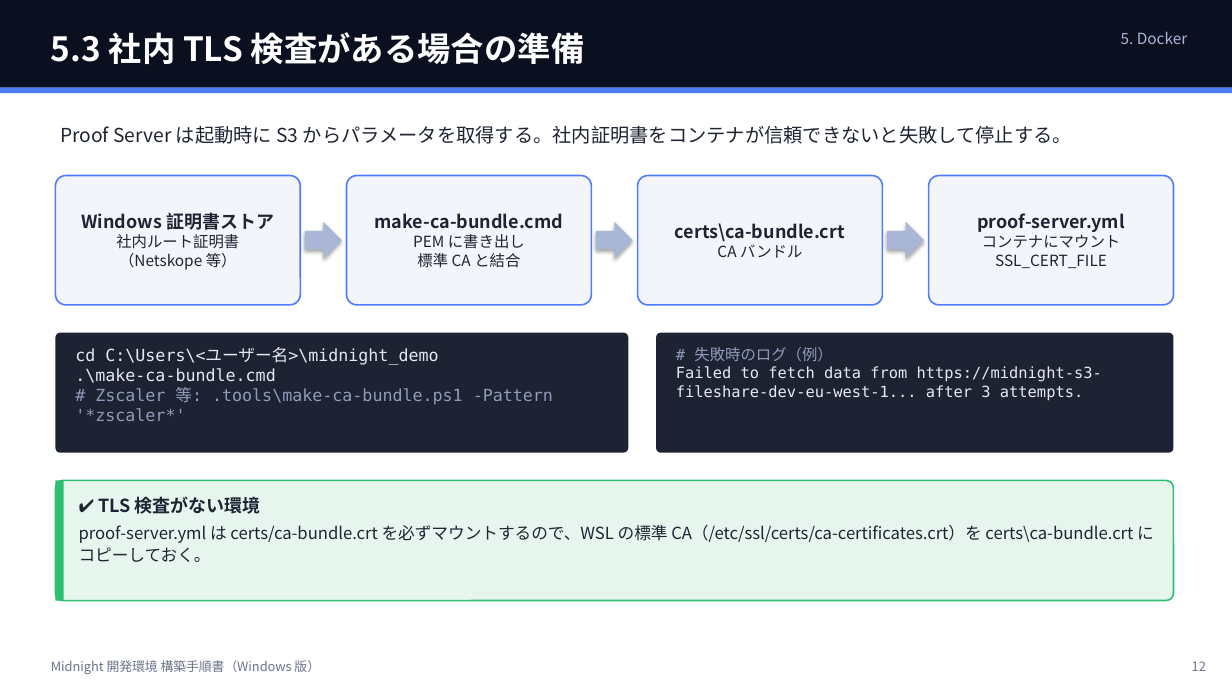
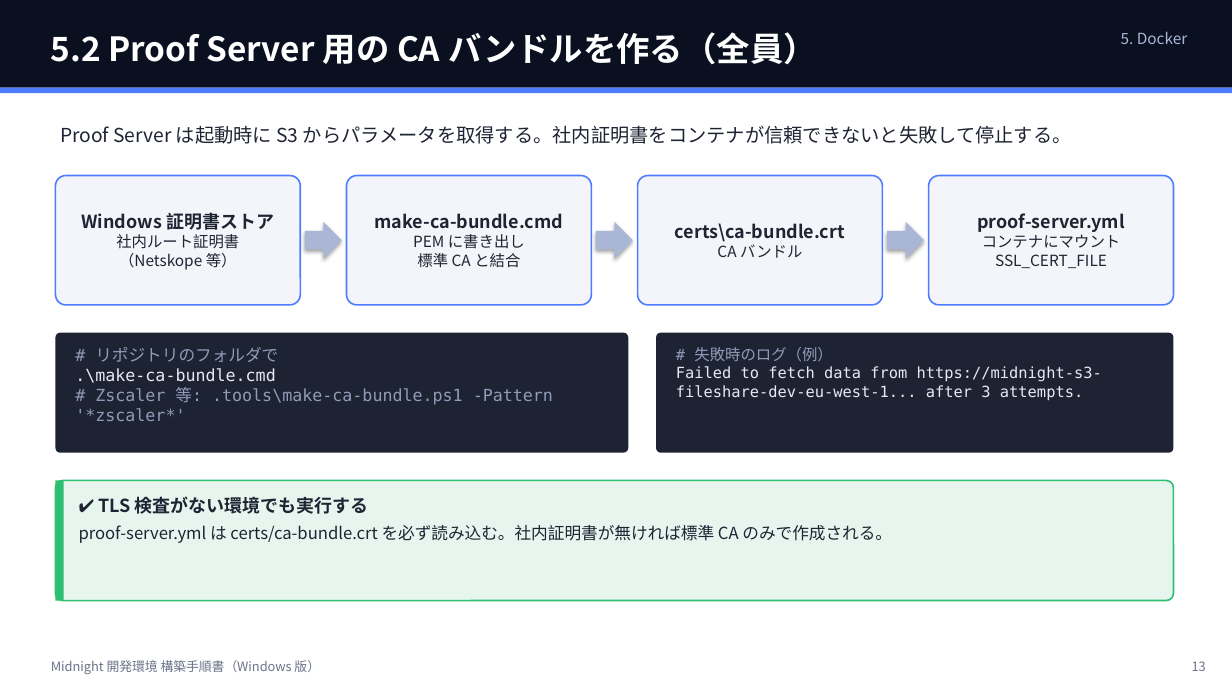
Before and after one commit to 101nimura/midnight_td_demo, a slide deck: slide 13 of docs/SETUP.pptx (slide 12 before the commit). Drawn at 1232x693 pixels with LibreOffice and Linux fonts; fonts in the diff are those of the drawing. Boxes give left, top, right and bottom in pixels: in the first picture for what was removed or moved away, otherwise in the second. Text is boxed around its words. In the diff, an @@ line names an element or a change of style, - is before the commit and + after.

```diff
--- a/docs/SETUP.pptx
+++ b/docs/SETUP.pptx
@@ text at (51,32,817,64): text changed @@
-5.3 社内 TLS 検査がある場合の準備
+5.2 Proof Server 用の CA バンドルを作る（全員）
@@ text in rounded rectangle at (95,347,278,362): text changed; text colour #E6E9F2 to #8F9BB8 @@
-cd C:\Users\<ユーザー名>\midnight_demo
+# リポジトリのフォルダで
@@ text at (79,496,892,543): text changed @@
-✔ TLS 検査がない環境
-proof-server.yml は certs/ca-bundle.crt を必ずマウントするので、WSL の標準 CA（/etc/ssl/certs/ca-certificates.crt）を certs\ca-bundle.crt にコピーしておく。
+✔ TLS 検査がない環境でも実行する
+proof-server.yml は certs/ca-bundle.crt を必ず読み込む。社内証明書が無ければ標準 CA のみで作成される。
@@ text at (1192,661,1206,671): text changed @@
-12
+13
```
Also in this commit, not shown: 24 other slides changed, 1 slide added, 18 other files.
